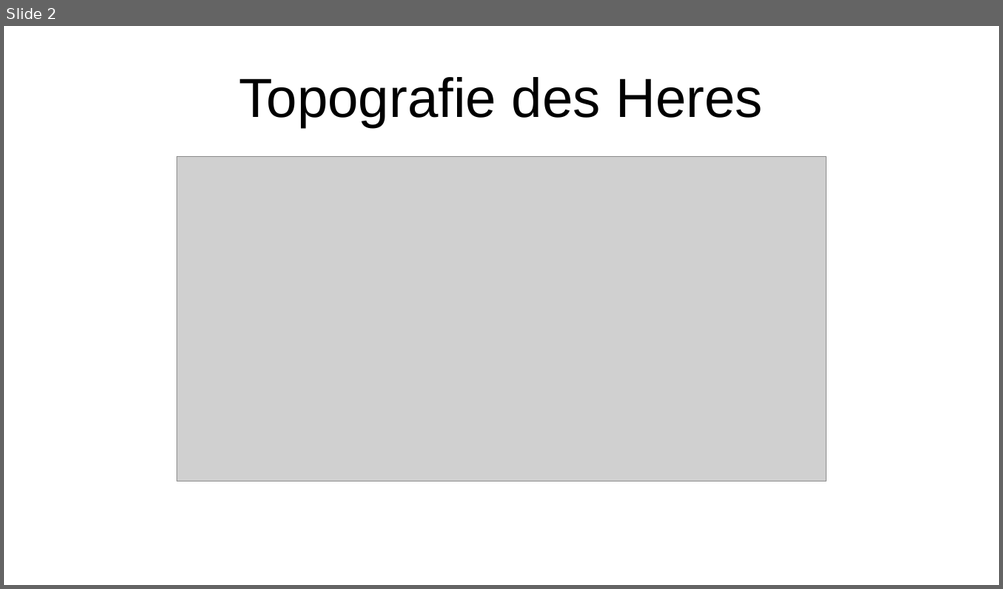
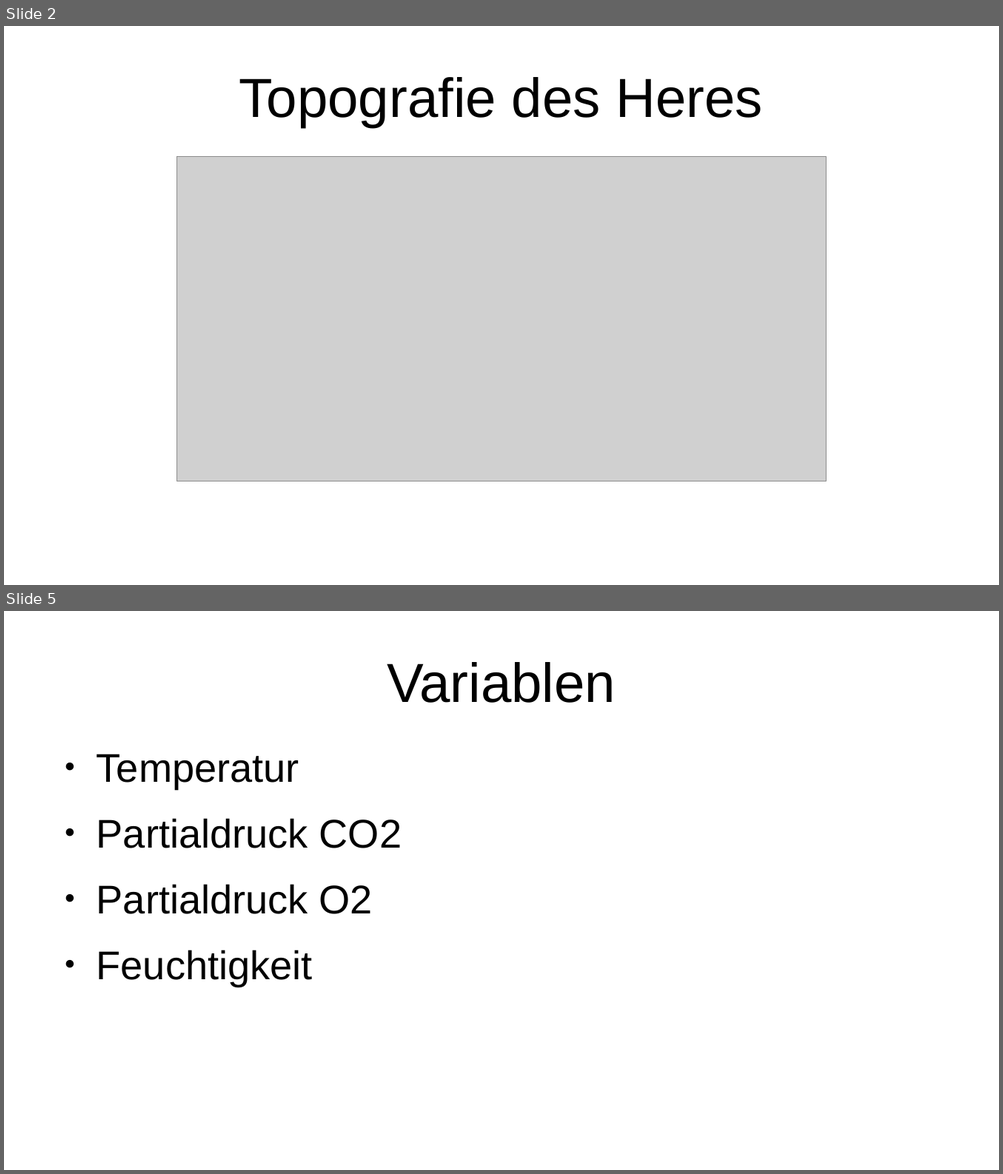
Before and after one commit to a8767c36/mars-game, a slide deck: schema/Landschaft.odp. Shown one above the other, each under a label of ours: slide 2 before the commit, slides 2 and 5 after it; the slides between them are not shown. The pictures are 1003x589 and 1003x1174 pixels, drawn with LibreOffice and Linux fonts; fonts in the diff are those of the drawing; grey boxes stand for pictures. Boxes give left, top, right and bottom in pixels: in the first picture for what was removed or moved away, otherwise in the second. Text is boxed around its words. In the diff, an @@ line names an element or a change of style, - is before the commit and + after.

```diff
--- a/schema/Landschaft.odp
+++ b/schema/Landschaft.odp
@@ slide 5 added at (4,611,999,1170), background #FFFFFF @@
@@ title added at (387,662,615,703), 44 pt, text #000000 @@
+Variablen
@@ text added at (96,754,401,986), 32 pt, text #000000 @@
+● Temperatur
+● Partialdruck CO2
+● Partialdruck O2
+● Feuchtigkeit
```
Also in this commit, not shown: 2 other slides added.
